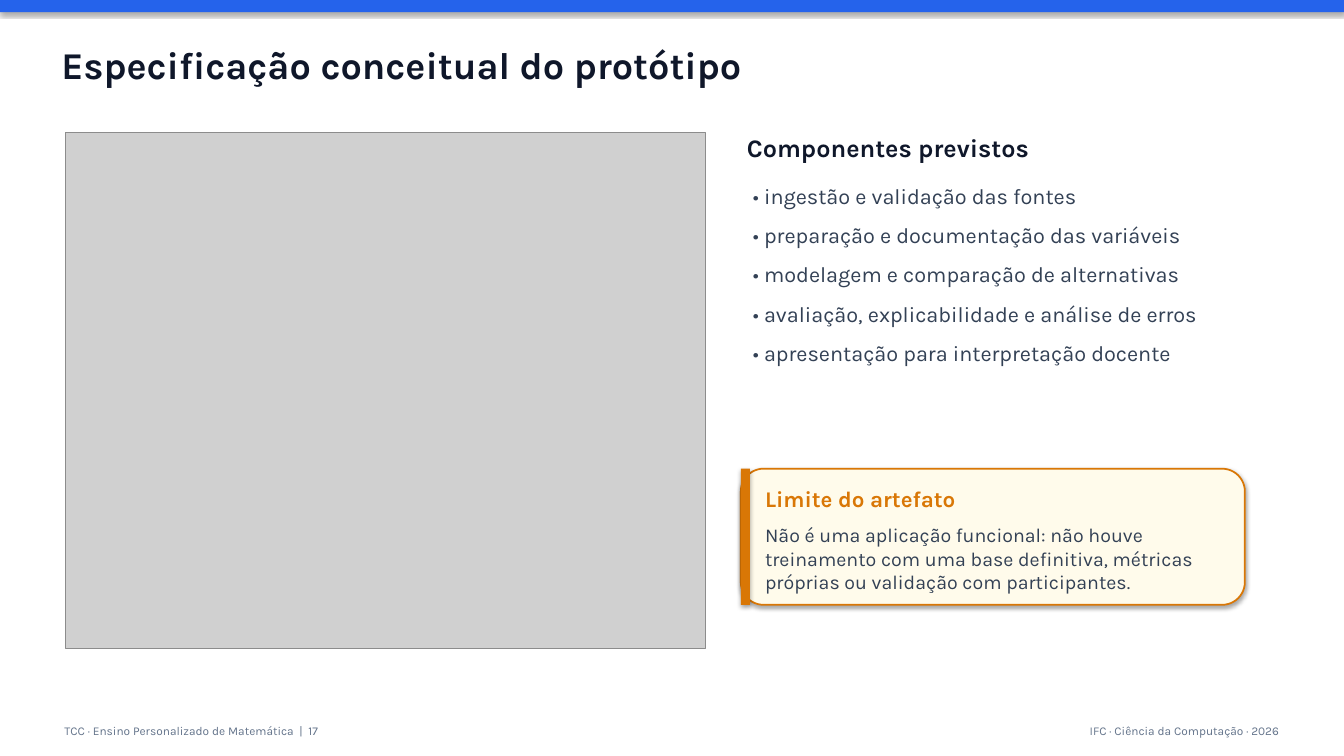
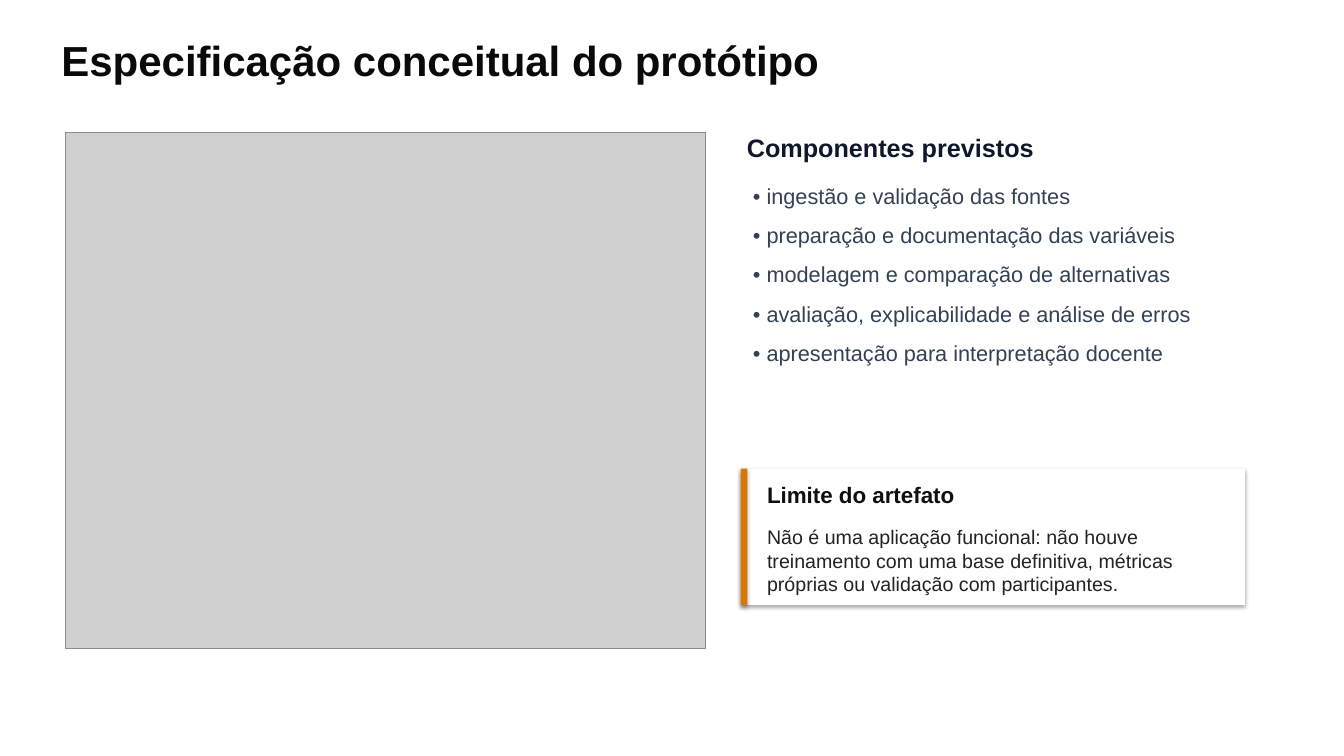
Before and after one commit to thalesfb/ccw, a slide deck: slide 17 of results/tcc/presentation/ensino_personalizado_de_matematica_tcc.pptx. Drawn at 1344x756 pixels with LibreOffice and Linux fonts; fonts in the diff are those of the drawing; grey boxes stand for pictures. Boxes give left, top, right and bottom in pixels: in the first picture for what was removed or moved away, otherwise in the second. Text is boxed around its words. In the diff, an @@ line names an element or a change of style, - is before the commit and + after.

Commit message:
🎨 style(presentation): align TCC deck with PTC visual language (#69)

```diff
--- a/results/tcc/presentation/ensino_personalizado_de_matematica_tcc.pptx
+++ b/results/tcc/presentation/ensino_personalizado_de_matematica_tcc.pptx
@@ rectangle removed at [0, 0, 1344, 12] @@
@@ text "Especificação conceitual do protótipo" at [61, 45, 819, 84]: size 27 to 30 pt, font Karla to Arial, text colour #0F172A to #0A0A0A @@
@@ text "Componentes previstos" at [747, 138, 1034, 162]: font Karla to Arial @@
@@ text "• ingestão e validação das ..." at [767, 188, 1190, 366]: font Karla to Arial @@
@@ rounded rectangle removed at [741, 469, 1245, 605] @@
@@ rectangle added at [741, 469, 1245, 605], fill #FFFFFF @@
@@ text "Limite do artefato" at [767, 486, 954, 504]: font Karla to Arial, text colour #D97706 to #0F0F0F @@
@@ text "Não é uma aplicação funcional: ..." at [767, 529, 1173, 595]: font Karla to Arial, text colour #334155 to #232323 @@
@@ text removed at [64, 726, 318, 735] @@
-TCC · Ensino Personalizado de Matemática | 17
@@ text removed at [1090, 726, 1279, 738] @@
-IFC · Ciência da Computação · 2026
```
Also in this commit, not shown: 18 other slides changed, 2 other files.
